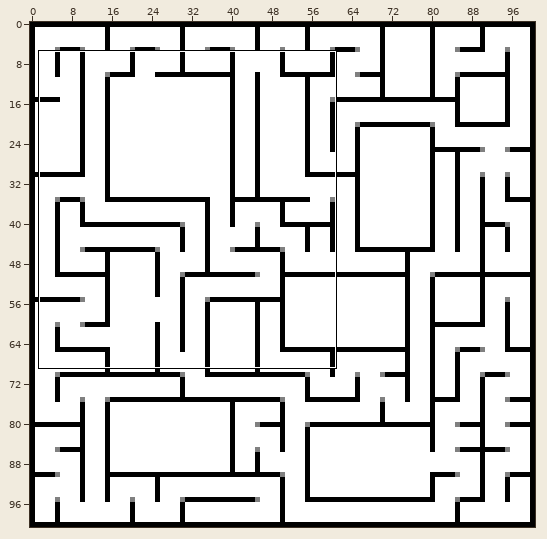
Sprite sheet -- BlockEngine/resources/gridSave.png. Above, an overview of the earlier version with the close-up marked.
Close-up. Old version:
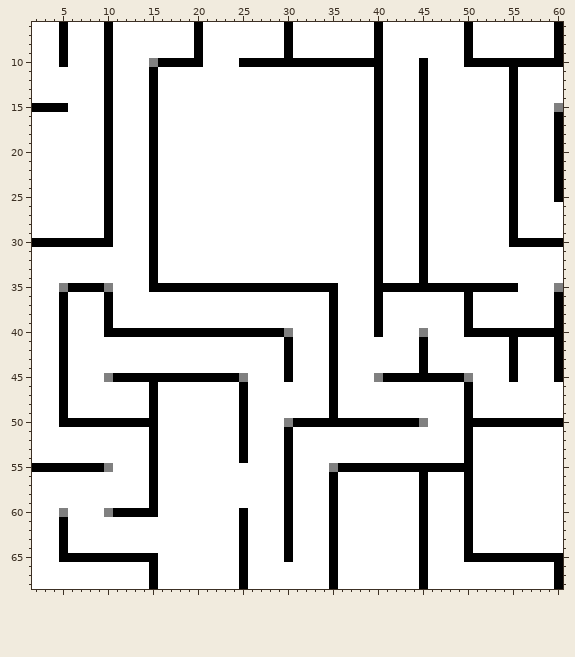
The file is 101x101 pixels. Shown: x 2..60, y 6..68. The commit also changed other parts of the picture, which this record leaves out.
After the commit:
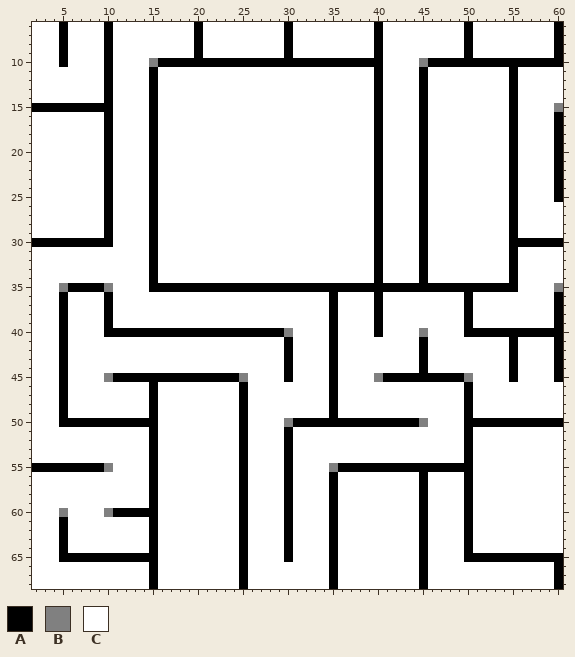
Palette (. is transparent): A #000000  B #808080  C #ffffff
Change:
@@ x 19..51 @@
  9 CACCCCCCCCCACCCCCCCCCACCCCCCCCCAC
-10 AACCCCAAAAAAAAAAAAAAAACCCCACCCCAA
+10 AAAAAAAAAAAAAAAAAAAAAACCCCBAAAAAA
 11 CCCCCCCCCCCCCCCCCCCCCACCCCACCCCCC
@@ x 4..11 @@
 14 CCCCCCAC
-15 AACCCCAC
+15 AAAAAAAC
 16 CCCCCCAC
@@ x 34..57 @@
 30 CCCCCCACCCCACCCCCCCCCAAA
-31 CCCCCCACCCCACCCCCCCCCCCC
-32 CCCCCCACCCCACCCCCCCCCCCC
-33 CCCCCCACCCCACCCCCCCCCCCC
-34 CCCCCCACCCCACCCCCCCCCCCC
-35 AACCCCAAAAAAAAAAAAAAAACC
+31 CCCCCCACCCCACCCCCCCCCACC
+32 CCCCCCACCCCACCCCCCCCCACC
+33 CCCCCCACCCCACCCCCCCCCACC
+34 CCCCCCACCCCACCCCCCCCCACC
+35 AAAAAAAAAAAAAAAAAAAAAACC
 36 CACCCCACCCCCCCCCACCCCCCC
@@ x 13..27 @@
 54 CCACCCCCCCCCACC
-55 CCACCCCCCCCCCCC
-56 CCACCCCCCCCCCCC
-57 CCACCCCCCCCCCCC
-58 CCACCCCCCCCCCCC
-59 CCACCCCCCCCCCCC
+55 CCACCCCCCCCCACC
+56 CCACCCCCCCCCACC
+57 CCACCCCCCCCCACC
+58 CCACCCCCCCCCACC
+59 CCACCCCCCCCCACC
 60 AAACCCCCCCCCACC
-61 CCCCCCCCCCCCACC
-62 CCCCCCCCCCCCACC
-63 CCCCCCCCCCCCACC
-64 CCCCCCCCCCCCACC
+61 CCACCCCCCCCCACC
+62 CCACCCCCCCCCACC
+63 CCACCCCCCCCCACC
+64 CCACCCCCCCCCACC
 65 AAACCCCCCCCCACC
Changed places in both close-ups, as pixel boxes (x1, y1, x2, y2):
changed: (203, 58, 239, 67)
changed: (419, 58, 464, 67)
changed: (68, 103, 104, 112)
changed: (509, 247, 518, 283)
changed: (338, 283, 374, 292)
changed: (239, 463, 248, 508)
changed: (149, 517, 158, 553)
